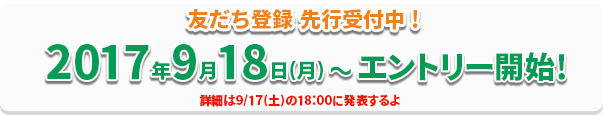
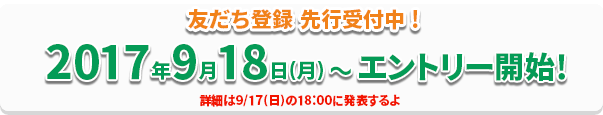
Revision of a layered 603x115 image; what changed, layer by layer:
renamed "詳細は9/17(土)の18:00に発表するよ" to "詳細は9/17(日)の18:00に発表するよ", painted on it over [268, 94, 280, 106]
